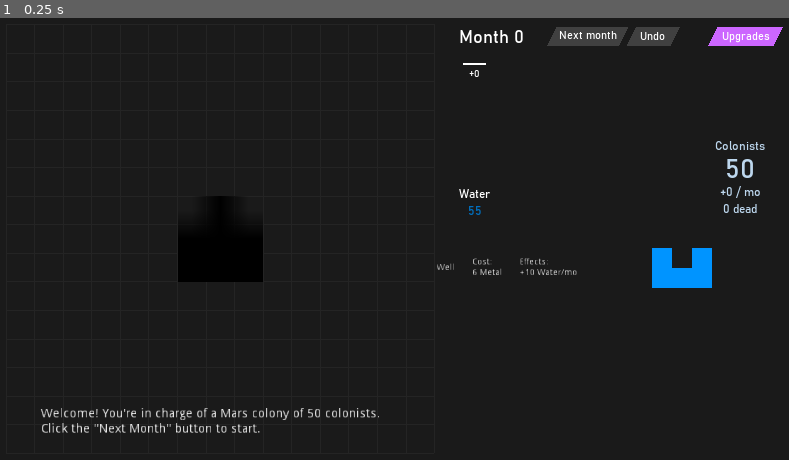
Above: before the commit, frame 1.
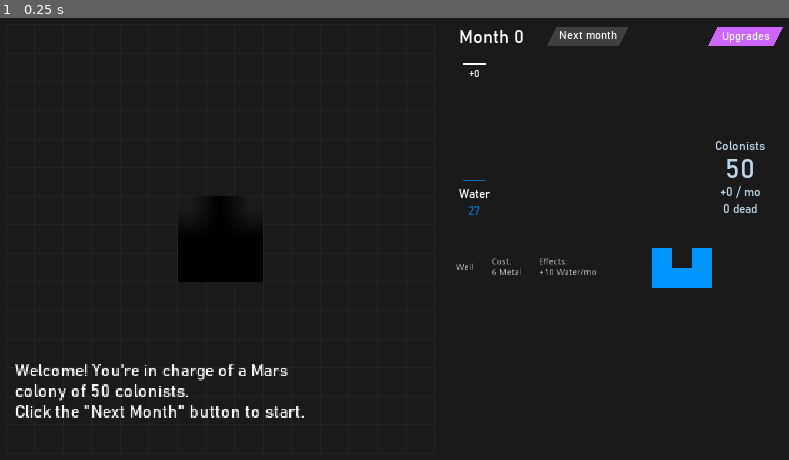
Above: after the commit, the same moment.

Repository: sirknightj/CEV-1
Game: Godot game, scene res://scenes/MainGameScene.tscn
Same seed, same stepped clock (60 frames per second), same inputs: the game is played once before the commit and once after it.
Inputs:
- Up to frame 1 (0.25 s): no input

The runs differ from the first frame. In frame 1, 2.1% of the frame differs, in the area x 1-87%, y 2-94%.

Commit message:
Animate graph and refactor tech tree

Diff:
--- a/source/scenes/Graph.tscn
+++ b/source/scenes/Graph.tscn
@@ -1,8 +1,9 @@
-[gd_scene load_steps=7 format=2]
+[gd_scene load_steps=8 format=2]
 
 [ext_resource path="res://scenes/GraphBar.tscn" type="PackedScene" id=1]
 [ext_resource path="res://BAHNSCHRIFT.TTF" type="DynamicFontData" id=2]
 [ext_resource path="res://scripts/Graph.gd" type="Script" id=3]
+[ext_resource path="res://scenes/MyTheme.tres" type="Theme" id=4]
 
 [sub_resource type="DynamicFont" id=1]
 size = 20
@@ -32,7 +33,7 @@
 [node name="Water" parent="HBoxContainer" instance=ExtResource( 1 )]
 anchor_right = 0.0
 anchor_bottom = 0.0
-margin_right = 75.0
+margin_right = 76.0
 margin_bottom = 235.0
 rect_min_size = Vector2( 75, 235 )
 rect_pivot_offset = Vector2( 266, 201 )
@@ -41,7 +42,7 @@
 anchor_right = 0.0
 anchor_bottom = 0.0
 margin_left = 79.0
-margin_right = 154.0
+margin_right = 155.0
 margin_bottom = 235.0
 rect_min_size = Vector2( 75, 235 )
 rect_pivot_offset = Vector2( 266, 201 )
@@ -50,7 +51,7 @@
 anchor_right = 0.0
 anchor_bottom = 0.0
 margin_left = 158.0
-margin_right = 233.0
+margin_right = 234.0
 margin_bottom = 235.0
 rect_min_size = Vector2( 75, 235 )
 rect_pivot_offset = Vector2( 266, 201 )
@@ -59,7 +60,7 @@
 anchor_right = 0.0
 anchor_bottom = 0.0
 margin_left = 237.0
-margin_right = 312.0
+margin_right = 313.0
 margin_bottom = 235.0
 rect_min_size = Vector2( 75, 235 )
 rect_pivot_offset = Vector2( 266, 201 )
@@ -68,7 +69,7 @@
 anchor_right = 0.0
 anchor_bottom = 0.0
 margin_left = 316.0
-margin_right = 391.0
+margin_right = 392.0
 margin_bottom = 235.0
 rect_min_size = Vector2( 75, 235 )
 rect_pivot_offset = Vector2( 266, 201 )
@@ -91,7 +92,7 @@
 margin_bottom = 94.0
 custom_colors/font_color = Color( 0.8, 0.4, 1, 1 )
 custom_fonts/font = SubResource( 1 )
-text = "+ ? / mo"
+text = "+ 0 / mo"
 align = 1
 valign = 1
 
@@ -102,7 +103,7 @@
 margin_bottom = 222.0
 custom_colors/font_color = Color( 0.741176, 0.843137, 0.933333, 1 )
 custom_fonts/font = SubResource( 1 )
-text = "+ ? / mo"
+text = "+ 0 / mo"
 align = 1
 valign = 1
 
@@ -135,7 +136,7 @@
 margin_bottom = 194.0
 custom_colors/font_color = Color( 0.741176, 0.843137, 0.933333, 1 )
 custom_fonts/font = SubResource( 2 )
-text = "???"
+text = "0"
 align = 1
 valign = 1
 
@@ -163,21 +164,25 @@
 margin_top = 11.0
 margin_right = 89.0
 margin_bottom = 28.0
+theme = ExtResource( 4 )
 custom_fonts/font = SubResource( 3 )
 text = "Production"
 
 [node name="ConsumptionRect" type="ColorRect" parent="."]
 margin_left = 326.0
 margin_top = 65.0
-margin_right = 484.0
+margin_right = 498.0
 margin_bottom = 157.0
 mouse_filter = 2
 color = Color( 0.34902, 0.34902, 0.34902, 1 )
 
 [node name="ConsumptionLabel" type="Label" parent="ConsumptionRect"]
-margin_left = 10.0
+margin_left = 8.0
 margin_top = 11.0
-margin_right = 105.0
+margin_right = 103.0
 margin_bottom = 28.0
+theme = ExtResource( 4 )
 custom_fonts/font = SubResource( 3 )
 text = "Consumption"
+
+[node name="Tween" type="Tween" parent="."]
--- a/source/scenes/GraphBar.tscn
+++ b/source/scenes/GraphBar.tscn
@@ -8,18 +8,21 @@
 font_data = ExtResource( 1 )
 
 [sub_resource type="DynamicFont" id=2]
+outline_size = 1
+outline_color = Color( 0.101961, 0.101961, 0.101961, 0.666667 )
 font_data = ExtResource( 1 )
 
 [node name="Control" type="Control"]
 anchor_right = 1.0
 anchor_bottom = 1.0
-margin_right = -1205.0
+margin_right = -1204.0
 margin_bottom = -485.0
 
 [node name="Bar" type="ColorRect" parent="."]
 anchor_left = 0.5
 anchor_right = 0.5
 margin_left = -17.5
+margin_top = 190.0
 margin_right = 18.5
 margin_bottom = 190.0
 color = Color( 0, 0.439216, 0.752941, 1 )
@@ -58,7 +61,7 @@
 theme = ExtResource( 2 )
 custom_colors/font_color = Color( 0, 0.439216, 0.752941, 1 )
 custom_fonts/font = SubResource( 1 )
-text = "?"
+text = "0"
 align = 1
 
 [node name="ReferenceLine" type="ColorRect" parent="."]
@@ -79,5 +82,7 @@
 margin_bottom = -90.5
 theme = ExtResource( 2 )
 custom_fonts/font = SubResource( 2 )
-text = "?"
+text = "0"
 align = 1
+
+[node name="Tween" type="Tween" parent="."]
--- a/source/scenes/MainGameScene.tscn
+++ b/source/scenes/MainGameScene.tscn
@@ -1,9 +1,15 @@
-[gd_scene load_steps=5 format=2]
+[gd_scene load_steps=8 format=2]
 
 [ext_resource path="res://scripts/Grid.gd" type="Script" id=1]
 [ext_resource path="res://scenes/Sidebar.tscn" type="PackedScene" id=2]
 [ext_resource path="res://scenes/buildings/CityCenter.tscn" type="PackedScene" id=3]
 [ext_resource path="res://scripts/MainGameScene.gd" type="Script" id=4]
+[ext_resource path="res://scenes/MyTheme.tres" type="Theme" id=5]
+[ext_resource path="res://BAHNSCHRIFT.TTF" type="DynamicFontData" id=6]
+
+[sub_resource type="DynamicFont" id=1]
+size = 20
+font_data = ExtResource( 6 )
 
 [node name="MainGameScene" type="Node2D"]
 script = ExtResource( 4 )
@@ -30,7 +36,13 @@
 current = true
 
 [node name="TextBox" type="Label" parent="."]
-margin_left = -185.0
-margin_top = 205.0
-margin_right = -101.0
-margin_bottom = 219.0
+margin_left = -214.0
+margin_top = 154.0
+margin_right = 111.0
+margin_bottom = 256.0
+theme = ExtResource( 5 )
+custom_fonts/font = SubResource( 1 )
+text = "TUTORIAL TEXT
+TUTORIAL TEXT
+TUTORIAL TEXT"
+autowrap = true
--- a/source/scenes/Sidebar.tscn
+++ b/source/scenes/Sidebar.tscn
@@ -1,5 +1,6 @@
-[gd_scene load_steps=7 format=2]
+[gd_scene load_steps=8 format=2]
 
+[ext_resource path="res://scenes/TechTreeScene.tscn" type="PackedScene" id=1]
 [ext_resource path="res://scripts/Sidebar.gd" type="Script" id=4]
 [ext_resource path="res://scenes/MyTheme.tres" type="Theme" id=5]
 [ext_resource path="res://scenes/Graph.tscn" type="PackedScene" id=6]
@@ -93,6 +94,7 @@
 }
 
 [node name="Undo" type="Polygon2D" parent="."]
+visible = false
 position = Vector2( 972, 282 )
 color = Color( 0.25098, 0.25098, 0.25098, 1 )
 offset = Vector2( -681, -261 )
@@ -119,15 +121,25 @@
 }
 
 [node name="ScrollContainer" type="ScrollContainer" parent="."]
-margin_left = -13.0
+margin_left = 18.0
 margin_top = 374.0
-margin_right = 559.0
+margin_right = 541.0
 margin_bottom = 717.0
 mouse_filter = 2
 
 [node name="BuildingEntries" type="VBoxContainer" parent="ScrollContainer"]
 mouse_filter = 2
 
+[node name="CanvasLayer" type="CanvasLayer" parent="."]
+layer = 128
+
+[node name="TechTree" parent="CanvasLayer" instance=ExtResource( 1 )]
+visible = false
+anchor_left = 1.0
+anchor_right = 1.0
+margin_left = -1280.0
+margin_right = 0.0
+
 [connection signal="gui_input" from="NextMonth/Label" to="." method="_on_Next_Month_gui_input"]
 [connection signal="gui_input" from="Upgrades/Label" to="." method="_on_Upgrades_gui_input"]
 [connection signal="gui_input" from="Undo/Label" to="." method="_on_Undo_gui_input"]
--- a/source/scenes/TechTreeScene.tscn
+++ b/source/scenes/TechTreeScene.tscn
@@ -98,5 +98,4 @@
 "_edit_use_anchors_": true
 }
 
-[connection signal="upgrade_changed" from="." to="." method="_on_Control_upgrade_changed"]
 [connection signal="gui_input" from="Upgrades/Label" to="." method="_on_Back_gui_input"]
--- a/source/scripts/GameObjs.gd
+++ b/source/scripts/GameObjs.gd
@@ -114,3 +114,90 @@
 	func step_n(n : int):
 		for resource in resources.values():
 			resource.step_n(n)
+
+class UpgradeTree:
+	var _tree_json = "res://assets/data/tree.json"
+	var tree_dict : Dictionary = {} # upgrade name -> upgrade data
+
+	func _init() -> void:
+		load_tree_json()
+		recalculate_available()
+
+	# Loads upgrades configuration file
+	func load_tree_json() -> void:
+		var file = File.new()
+		assert(file.file_exists(_tree_json))
+		file.open(_tree_json, File.READ)
+		var data = parse_json(file.get_as_text())
+		for upgrade in data:
+			tree_dict[upgrade.name] = Upgrade.new(upgrade, self)
+		print("Loaded the upgrades: " + str(tree_dict.keys()))
+		file.close()
+
+	func recalculate_available() -> void:
+		for v in tree_dict.values():
+			v.recalculate_available()
+
+class Upgrade:
+	var name: String
+	var prereqs: Array
+	var type: String
+	var description: String
+	var effects: String
+	var unlocks: String
+	var science_cost: int
+	var unlocked: bool
+	var available: bool
+	var enabled: bool
+	var node: Node
+	var links: Array
+	var pos: Vector2
+	var tree: UpgradeTree
+
+	func _init(data, parent_tree) -> void:
+		name = data.name
+		prereqs = data.prereqs if data.prereqs else []
+		type = data.type
+		description = data.description
+		effects = data.effects
+		unlocks = data.unlocks
+		science_cost = -data.science_cost
+		node = null
+		unlocked = data.starting
+		available = false # correctly set by recalculate_available later
+		enabled = data.starting
+		tree = parent_tree
+
+		var minX = 0.7
+		var maxX = 9.1
+		var minY = 0.7
+		var maxY = 9.1
+
+		var minScreenX = 100
+		var maxScreenX = 800
+		var minScreenY = 100
+		var maxScreenY = 720 - 90
+
+		var x = (data.x-minX) / (maxX-minX) * (maxScreenX-minScreenX) + minScreenX
+		var y = (data.y-minY) / (maxY-minY) * (maxScreenY-minScreenY) + minScreenY
+		pos = Vector2(x, y)
+
+	func unlock() -> void:
+		assert(not unlocked and available)
+		unlocked = true
+		enabled = true
+		tree.recalculate_available()
+
+	func recalculate_available() -> void:
+		if available:
+			return
+		for p in prereqs:
+			if not tree.tree_dict.get(p).unlocked:
+				return
+		available = true
+
+	func get_all_pre_links() -> Array:
+		var res = links.duplicate()
+		for p in prereqs:
+			res += tree.tree_dict.get(p).get_all_pre_links()
+		return res
--- a/source/scripts/GameStats.gd
+++ b/source/scripts/GameStats.gd
@@ -5,6 +5,7 @@
 # And also access any variable in this class by doing GameStats.var_name
 
 var resources : GameObjs.Resources
+var upgrade_tree : GameObjs.UpgradeTree
 
 var logger : Logger.Log
 
@@ -55,6 +56,7 @@
 
 func _init():
 	logger = Logger.Log.new()
+	upgrade_tree = GameObjs.UpgradeTree.new()
 	load_buildings_json()
 
 func _ready():
--- a/source/scripts/Graph.gd
+++ b/source/scripts/Graph.gd
@@ -9,6 +9,8 @@
 	GameData.ResourceType.ELECTRICITY: "Energy",
 	GameData.ResourceType.METAL: "Metal",
 }
+
+const ANIMATION_SPEED = 0.5
 
 var resource_dict : Dictionary
 
@@ -67,6 +69,7 @@
 	production_texts.sort_custom(BuildingEffectsSorter, "sort_descending")
 	for t in production_texts:
 		production_text += t[1]
+
 	var consumption_text = "Consumption: " + str(total_consumption)
 	consumption_texts.sort_custom(BuildingEffectsSorter, "sort_descending")
 	for t in consumption_texts:
@@ -82,7 +85,13 @@
 	$ConsumptionRect.rect_size.y = $ConsumptionRect/ConsumptionLabel.rect_size.y + 20
 	$ConsumptionRect.rect_size.x = $ConsumptionRect/ConsumptionLabel.rect_size.x + 20
 
-	# TODO: move the rectangles to the appropriate position next to the bar
+	var graph_bar = get_node("HBoxContainer/" + node_name)
+	print(graph_bar, ' ', graph_bar.rect_position.x, ' ', graph_bar.rect_size.x)
+	$ProductionRect.rect_position.x = graph_bar.rect_position.x + graph_bar.rect_size.x - 9
+	$ProductionRect.rect_position.y = graph_bar.rect_position.y + graph_bar.get_node("Bar").rect_position.y
+
+	$ConsumptionRect.rect_position.x = graph_bar.rect_position.x - $ConsumptionRect.rect_size.x + 30
+	$ConsumptionRect.rect_position.y = graph_bar.rect_position.y + graph_bar.get_node("ReferenceLine").rect_position.y
 
 func _on_hover_off() -> void:
 	$ProductionRect.hide()
@@ -95,37 +104,88 @@
 	else:
 		return prefix + str(floor(people + number) - floor(people))
 
+func _animate_store(name: String, val: float) -> void:
+	get_node("HBoxContainer/" + name + "/ResourceStore").text = _to_str(val, false)
+
+func _animate_diff(name: String, val: float) -> void:
+	get_node("HBoxContainer/" + name + "/ResourceDiff").text = _to_str(val, true)
+
+func _animate_store_Water(val: float) -> void:
+	_animate_store("Water", val)
+func _animate_diff_Water(val: float) -> void:
+	_animate_diff("Water", val)
+func _animate_store_Food(val: float) -> void:
+	_animate_store("Food", val)
+func _animate_diff_Food(val: float) -> void:
+	_animate_diff("Food", val)
+func _animate_store_Oxygen(val: float) -> void:
+	_animate_store("Oxygen", val)
+func _animate_diff_Oxygen(val: float) -> void:
+	_animate_diff("Oxygen", val)
+func _animate_store_Energy(val: float) -> void:
+	_animate_store("Energy", val)
+func _animate_diff_Energy(val: float) -> void:
+	_animate_diff("Energy", val)
+func _animate_store_Metal(val: float) -> void:
+	_animate_store("Metal", val)
+func _animate_diff_Metal(val: float) -> void:
+	_animate_diff("Metal", val)
+func _animate_store_Science(val: float) -> void:
+	$ScienceStore.text = _to_str(val, false)
+func _animate_diff_Science(val: float) -> void:
+	$ScienceDiff.text = _to_str(val, true) + " / mo"
+func _animate_store_Colonists(val: float) -> void:
+	$ColonistsStore.text = _to_str(val, false)
+
+func _parse_str(val: String) -> float:
+	return val.trim_prefix("+").to_float()
+
 func update_graph(resources: GameObjs.Resources, new_resource_dict : Dictionary) -> void:
 	resource_dict = new_resource_dict
 	for type in RESOURCE_TYPE_TO_STRING.keys():
 		var node_name = RESOURCE_TYPE_TO_STRING.get(type)
 		var graph_bar = get_node("HBoxContainer/" + node_name)
+		var tween = graph_bar.get_node("Tween")
+		var bar = graph_bar.get_node("Bar")
 
 		# set text
 		var production = resources.get_income(type)
 		var consumption = resources.get_expense(type)
 		var reserve = resources.get_reserve(type)
-		graph_bar.get_node("ResourceStore").text = _to_str(reserve, false)
-		graph_bar.get_node("ResourceDiff").text = _to_str(production - consumption, true)
 
-		# resize bar
+		var initial_store = _parse_str(graph_bar.get_node("ResourceStore").text)
+		tween.interpolate_method(self, "_animate_store_" + node_name, initial_store, reserve, ANIMATION_SPEED, Tween.TRANS_LINEAR, Tween.EASE_OUT)
+		var initial_diff = _parse_str(graph_bar.get_node("ResourceDiff").text)
+		tween.interpolate_method(self, "_animate_diff_" + node_name, initial_diff, production - consumption, ANIMATION_SPEED, Tween.TRANS_LINEAR, Tween.EASE_OUT)
+
 		var bar_ratio = production / max(consumption, 1)
-		bar_ratio = min(1, bar_ratio)
-		graph_bar.get_node("Bar").rect_size.y = MAX_BAR_HEIGHT * bar_ratio
-		graph_bar.get_node("Bar").rect_position.y = MAX_BAR_HEIGHT * (1 - bar_ratio)
+		bar_ratio = max(0.01, min(1, bar_ratio))
+		tween.interpolate_property(bar, "rect_size:y", bar.rect_size.y, MAX_BAR_HEIGHT * bar_ratio, ANIMATION_SPEED, Tween.TRANS_EXPO, Tween.EASE_OUT)
+		tween.interpolate_property(bar, "rect_position:y", bar.rect_position.y, MAX_BAR_HEIGHT * (1 - bar_ratio), ANIMATION_SPEED, Tween.TRANS_EXPO, Tween.EASE_OUT)
 
 		# move reference line and diff label
 		var reference_y = 0
 		if production > consumption:
 			reference_y = MAX_BAR_HEIGHT * (1 - consumption / production)
-		graph_bar.get_node("ReferenceLine").rect_position.y = reference_y
-		graph_bar.get_node("ResourceDiff").rect_position.y = reference_y + (10 if reference_y < 10 else -20)
+		var ref_line = graph_bar.get_node("ReferenceLine")
+		tween.interpolate_property(ref_line, "rect_position:y", ref_line.rect_position.y, reference_y, ANIMATION_SPEED, Tween.TRANS_EXPO, Tween.EASE_OUT)
+		var diff_text = graph_bar.get_node("ResourceDiff")
+		tween.interpolate_property(diff_text, "rect_position:y", diff_text.rect_position.y, reference_y + (10 if reference_y < 10 else -20), ANIMATION_SPEED, Tween.TRANS_EXPO, Tween.EASE_OUT)
 
+		tween.start()
+
+	var tween = $Tween
 	# set science and people labels
-	$ScienceStore.text = _to_str(resources.get_reserve(GameData.ResourceType.SCIENCE), false)
-	$ScienceDiff.text = _to_str(resources.get_income(GameData.ResourceType.SCIENCE), true) + " / mo"
-	$ColonistsStore.text = _to_str(resources.get_reserve(GameData.ResourceType.PEOPLE), false)
+	var initial_science_store = $ScienceStore.text.to_float()
+	tween.interpolate_method(self, "_animate_store_Science", initial_science_store, resources.get_reserve(GameData.ResourceType.SCIENCE), ANIMATION_SPEED / 2, Tween.TRANS_LINEAR, Tween.EASE_OUT)
+
+	var initial_science_diff = $ScienceDiff.text.trim_suffix(" / mo").to_float()
+	tween.interpolate_method(self, "_animate_diff_Science", initial_science_diff, resources.get_income(GameData.ResourceType.SCIENCE), ANIMATION_SPEED / 2, Tween.TRANS_LINEAR, Tween.EASE_OUT)
+
+	var initial_colonists_store = $ColonistsStore.text.to_float()
+	tween.interpolate_method(self, "_animate_store_Colonists", initial_colonists_store, resources.get_reserve(GameData.ResourceType.PEOPLE), ANIMATION_SPEED / 2, Tween.TRANS_LINEAR, Tween.EASE_OUT)
+
 	$ColonistsDiff.text = _to_str(resources.get_income(GameData.ResourceType.PEOPLE), true, resources.get_reserve(GameData.ResourceType.PEOPLE)) + " / mo"
-	# TODO: set dead colonists correctly:
-	var dead = GameStats.dead
-	$ColonistsDead.text = _to_str(dead, false) + " dead"
+	$ColonistsDead.text = _to_str(GameStats.dead, false) + " dead"
+
+	tween.start()
--- a/source/scripts/Sidebar.gd
+++ b/source/scripts/Sidebar.gd
@@ -203,7 +203,7 @@
 func _on_Upgrades_gui_input(event):
 	if (event is InputEventMouseButton and event.pressed and event.button_index == BUTTON_LEFT):
 		GameStats.logger.log_action_with_no_level(Logger.Actions.UpgradeMenuClicked)
-		get_tree().change_scene("res://scenes/TechTreeScene.tscn")
+		$CanvasLayer/TechTree.show()
 
 """
 	Tells the restrictions that the player has placed a building
--- a/source/scripts/TechTreeScene.gd
+++ b/source/scripts/TechTreeScene.gd
@@ -1,13 +1,5 @@
 extends Control
 
-signal upgrade_changed
-
-# Declare member variables here. Examples:
-# var a: int = 2
-# var b: String = "text"
-
-var tree_json = "res://assets/data/tree.json"
-var tree_dict : Dictionary = {} # upgrade name -> upgrade data
 var all_links : Array # Array of Line2Ds
 
 var item_scene = preload("res://scenes/TreeItem.tscn")
@@ -15,92 +7,15 @@
 var selected_upgrade : String = ""
 var hovered_upgrade : String = ""
 
-class Upgrade:
-	var name: String
-	var prereqs: Array
-	var type: String
-	var description: String
-	var effects: String
-	var unlocks: String
-	var science_cost: int
-	var unlocked: bool
-	var available: bool
-	var enabled: bool
-	var node: Node
-	var links: Array
-	var pos: Vector2
-	var tree
-
-	func _init(data, parent_tree) -> void:
-		name = data.name
-		prereqs = data.prereqs if data.prereqs else []
-		type = data.type
-		description = data.description
-		effects = data.effects
-		unlocks = data.unlocks
-		science_cost = -data.science_cost
-		node = null
-		unlocked = data.starting
-		available = false # correctly set by recalculate_available later
-		enabled = data.starting
-		tree = parent_tree
-
-		var minX = 0.7
-		var maxX = 9.1
-		var minY = 0.7
-		var maxY = 9.1
-
-		var minScreenX = 100
-		var maxScreenX = 800
-		var minScreenY = 100
-		var maxScreenY = 720 - 90
-
-		var x = (data.x-minX) / (maxX-minX) * (maxScreenX-minScreenX) + minScreenX
-		var y = (data.y-minY) / (maxY-minY) * (maxScreenY-minScreenY) + minScreenY
-		pos = Vector2(x, y)
-
-	func unlock() -> void:
-		assert(not unlocked and available)
-		unlocked = true
-		enabled = true
-		tree.recalculate_available()
-
-	func recalculate_available() -> void:
-		if available:
-			return
-		for p in prereqs:
-			if not tree.tree_dict.get(p).unlocked:
-				return
-		available = true
-
-	func get_all_pre_links() -> Array:
-		var res = links.duplicate()
-		for p in prereqs:
-			res += tree.tree_dict.get(p).get_all_pre_links()
-		return res
-
 # Called when the node enters the scene tree for the first time.
 func _ready() -> void:
-	load_tree_json()
 	add_nodes()
-	recalculate_available()
+	set_node_styles()
 	_on_item_hover_off("")
 	$SelectedUpgrade/BuyButton.connect("gui_input", self, "_on_BuyButton_gui_input")
 
-"""
-	Loads upgrades configuration file
-"""
-func load_tree_json() -> void:
-	var file = File.new()
-	assert (file.file_exists(tree_json))
-	file.open(tree_json, File.READ)
-	var data = parse_json(file.get_as_text())
-	for upgrade in data:
-		tree_dict[upgrade.name] = Upgrade.new(upgrade, self)
-	print("Loaded the upgrades: " + str(tree_dict.keys()))
-	file.close()
-
 func add_nodes() -> void:
+	var tree_dict = GameStats.upgrade_tree.tree_dict
 	for upgrade in tree_dict.values():
 		var links = []
 		for p in upgrade.prereqs:
@@ -130,7 +45,7 @@
 		upgrade.node = item
 
 func set_node_styles() -> void:
-	for upgrade in tree_dict.values():
+	for upgrade in GameStats.upgrade_tree.tree_dict.values():
 		var item = upgrade.node
 		var background = "171c40" if upgrade.available else "BCC3F1"
 		var border = "EEEEEE"
@@ -141,17 +56,12 @@
 		item.get_node("BackgroundRect").color = Color(background)
 		item.get_node("BorderRect").color = Color(border)
 
-func recalculate_available() -> void:
-	for v in tree_dict.values():
-		v.recalculate_available()
-	set_node_styles()
-
 # Called every frame. 'delta' is the elapsed time since the previous frame.
 #func _process(delta: float) -> void:
 #	pass
 
 func set_sidebar(name: String) -> void:
-	var upgrade : Upgrade = tree_dict.get(name)
+	var upgrade : GameObjs.Upgrade = GameStats.upgrade_tree.tree_dict.get(name)
 	var desc : String = upgrade.description
 	if not desc:
 		desc = "TODO"
@@ -182,6 +92,8 @@
 	if not name:
 		name = selected_upgrade
 
+	var tree_dict = GameStats.upgrade_tree.tree_dict
+
 	# clear all link colors
 	for line in all_links:
 		line.default_color = Color("#AA171c40")
@@ -189,7 +101,6 @@
 	if name:
 		var links = tree_dict.get(name).get_all_pre_links()
 		for line in links:
-			var pre = tree_dict.get(line.get_meta('pre'))
 			var post = tree_dict.get(line.get_meta('post'))
 			var color = "#FFB0B6E3"
 			if post.unlocked:
@@ -206,7 +117,7 @@
 	hovered_upgrade = name
 	set_link_colors()
 
-func _on_item_hover_off(name: String) -> void:
+func _on_item_hover_off(_name: String) -> void:
 	if selected_upgrade == "":
 		clear_sidebar()
 	hovered_upgrade = ""
@@ -220,20 +131,18 @@
 		selected_upgrade = name
 		set_sidebar(name)
 
-func _on_Control_upgrade_changed() -> void:
-	print("upgrade_changed signal received")
-
 
 func _on_BuyButton_gui_input(event: InputEvent) -> void:
 	var is_left_click = event is InputEventMouseButton and event.button_index == BUTTON_LEFT and not event.pressed
 	if not is_left_click:
 		return
-	var upgrade : Upgrade = tree_dict.get(selected_upgrade)
+	var upgrade : GameObjs.Upgrade = GameStats.upgrade_tree.tree_dict.get(selected_upgrade)
 
 	GameStats.resources.consume(GameData.ResourceType.SCIENCE, upgrade.science_cost)
 	print(GameStats.resources.to_string())
 	upgrade.unlock()
 	print("Unlocked ", upgrade.name)
+	set_node_styles()
 	set_sidebar(upgrade.name)
 
 """
@@ -242,4 +151,4 @@
 func _on_Back_gui_input(event):
 	if (event is InputEventMouseButton && event.pressed && event.button_index == BUTTON_LEFT):
 		GameStats.logger.log_action_with_no_level(Logger.Actions.UpgradeMenuBackClicked)
-		get_tree().change_scene("res://scenes/MainGameScene.tscn")
+		self.hide()
